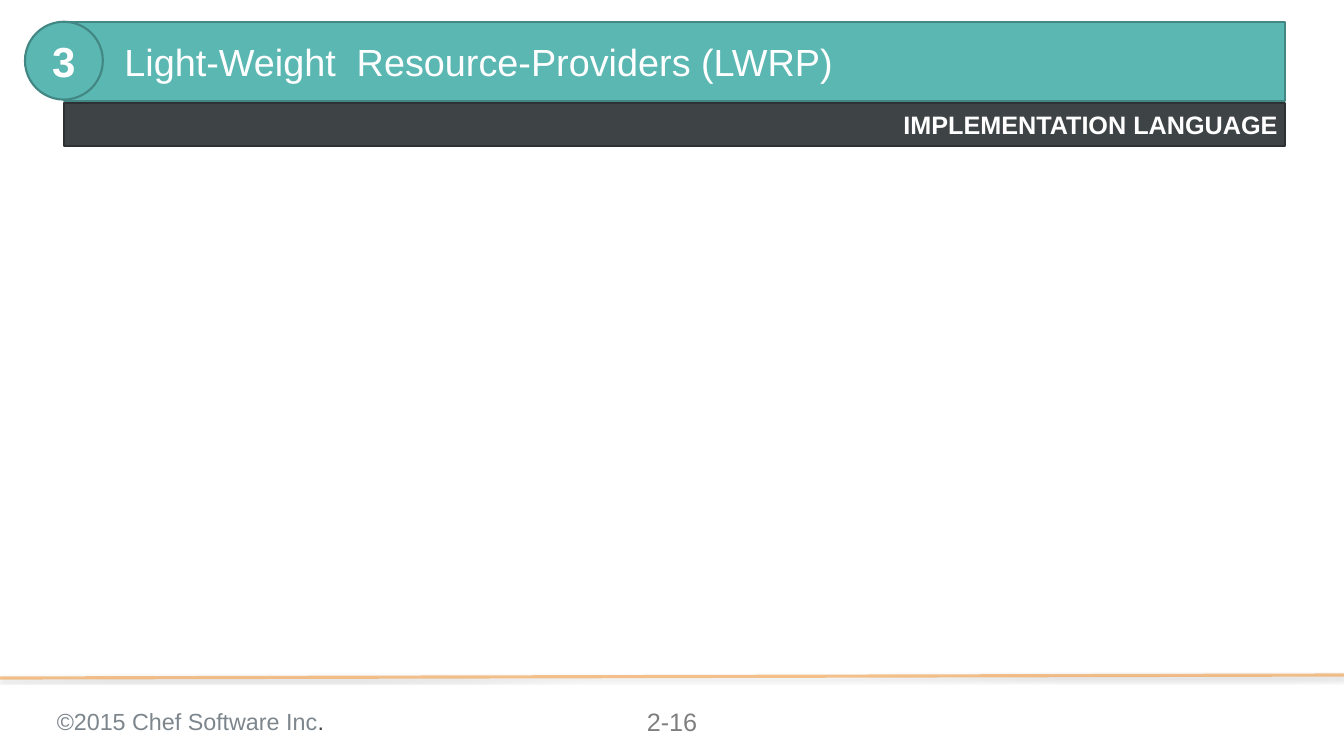
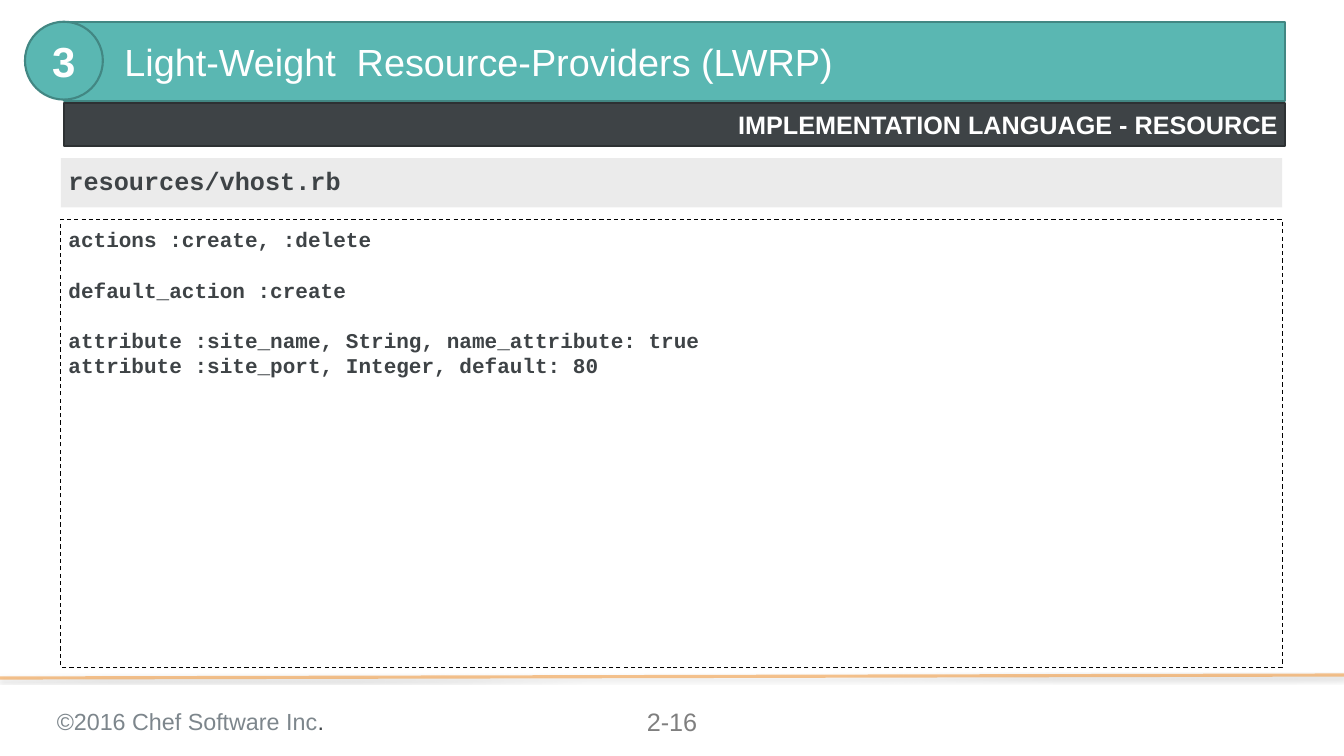
Before and after one commit to chef-training/extending_cookbooks, a slide deck: slide 16 of 02-approaches_to_extending_resources.pptx. Drawn at 1344x756 pixels with LibreOffice and Linux fonts; fonts in the diff are those of the drawing; background and template pictures are left out. Boxes give left, top, right and bottom in pixels: in the first picture for what was removed or moved away, otherwise in the second. Text is boxed around its words. In the diff, an @@ line names an element or a change of style, - is before the commit and + after.

```diff
--- a/02-approaches_to_extending_resources.pptx
+++ b/02-approaches_to_extending_resources.pptx
@@ text in rectangle at (x1=738, y1=116, x2=1278, y2=135): text changed @@
-IMPLEMENTATION LANGUAGE
+IMPLEMENTATION LANGUAGE - RESOURCE
@@ rectangle added at (x1=61, y1=158, x2=1282, y2=207), fill #D9D9D9 at 50% opacity, 24 pt, text #3E4346, bold @@
+resources/vhost.rb
@@ rectangle added at (x1=61, y1=219, x2=1282, y2=667), outline #000000 1 pt dashed, 20 pt, text #3E4346, bold @@
+actions :create, :delete
+default_action :create
+attribute :site_name, String, name_attribute: true
+attribute :site_port, Integer, default: 80
@@ text at (x1=57, y1=713, x2=324, y2=730): text changed @@
-©2015 Chef Software Inc.
+©2016 Chef Software Inc.
```
Also in this commit, not shown: 23 other slides changed, 1 slide added.
